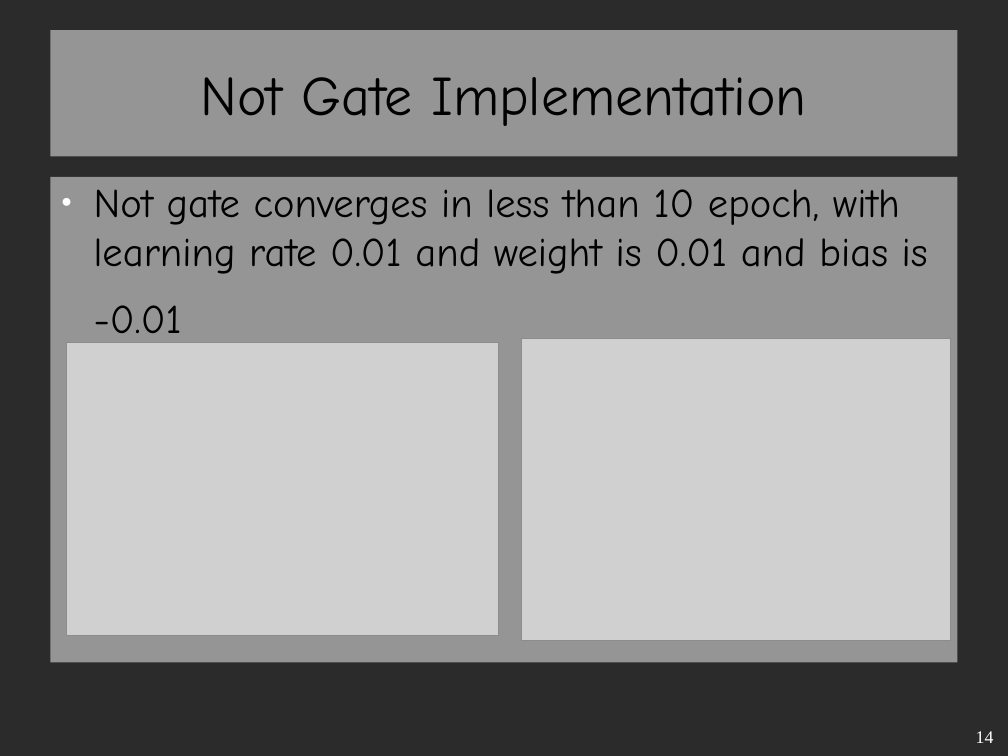
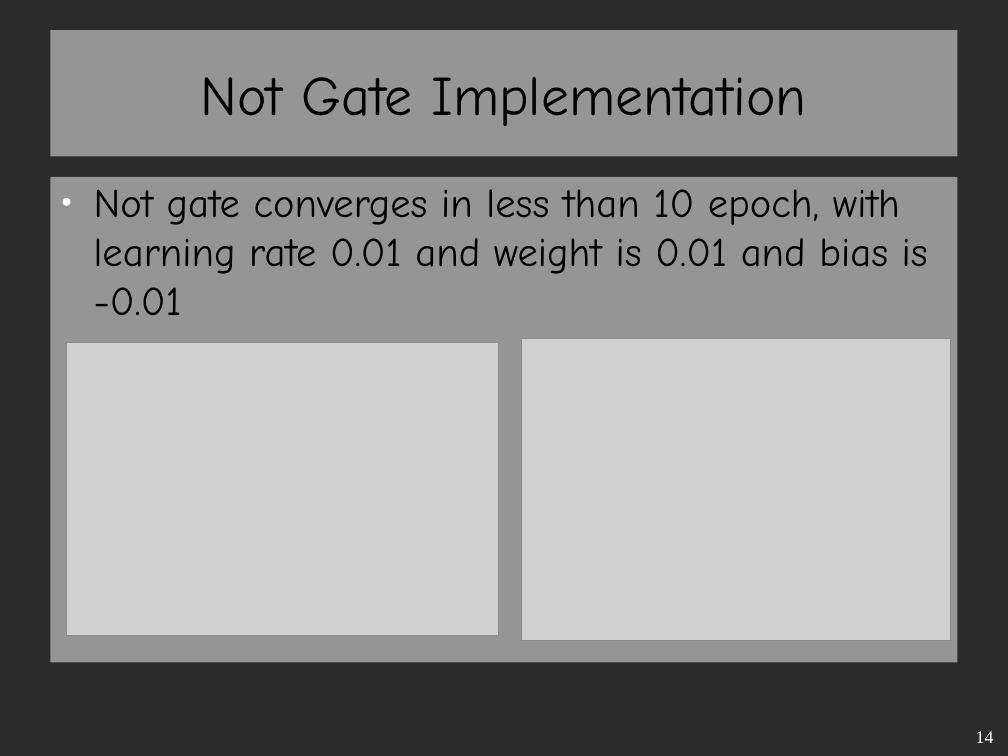
Before and after one commit to bedus-creation/MscCsIT, a slide deck: slide 14 of FirstSem/Seminar Report/Implemetation of Logic Gates.odp. Drawn at 1008x756 pixels with LibreOffice and Linux fonts; fonts in the diff are those of the drawing; grey boxes stand for pictures; background and template pictures are left out; a plain dark background stands for a picture behind light text. Boxes give left, top, right and bottom in pixels: in the first picture for what was removed or moved away, otherwise in the second. Text is boxed around its words. In the diff, an @@ line names an element or a change of style, - is before the commit and + after.

```diff
--- a/FirstSem/Seminar Report/Implemetation of Logic Gates.odp
+++ b/FirstSem/Seminar Report/Implemetation of Logic Gates.odp
@@ text at (x1=94, y1=189, x2=928, y2=315): text changed @@
-● Not gate converges in less than 10 epoch, with learning rate 0.01 and weight is 0.01 and bias is
--0.01
+● Not gate converges in less than 10 epoch, with learning rate 0.01 and weight is 0.01 and bias is -0.01
```
Also in this commit, not shown: 5 other slides changed, 2 slides added, 2 slides removed, 22 other files.
